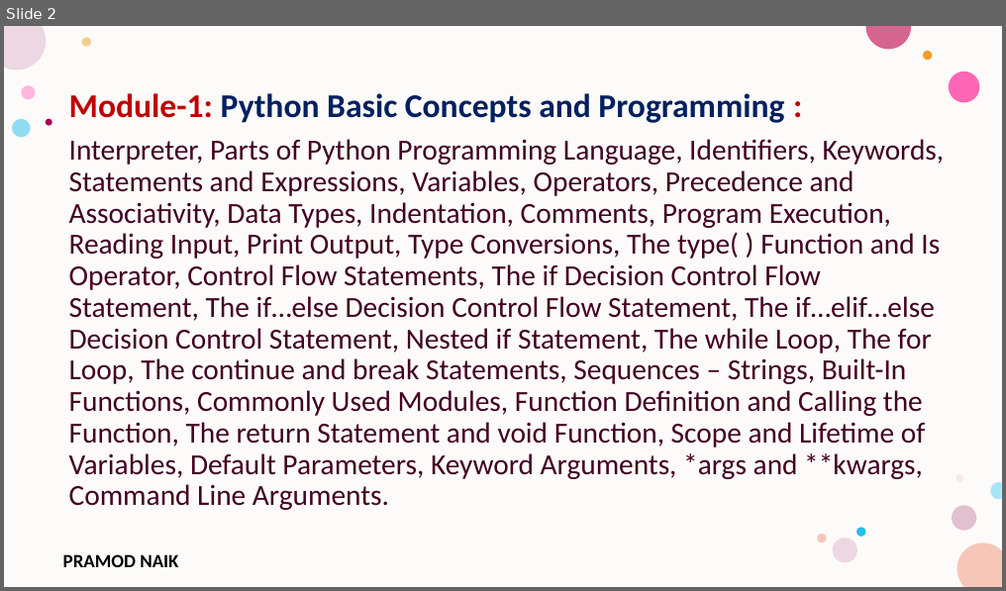
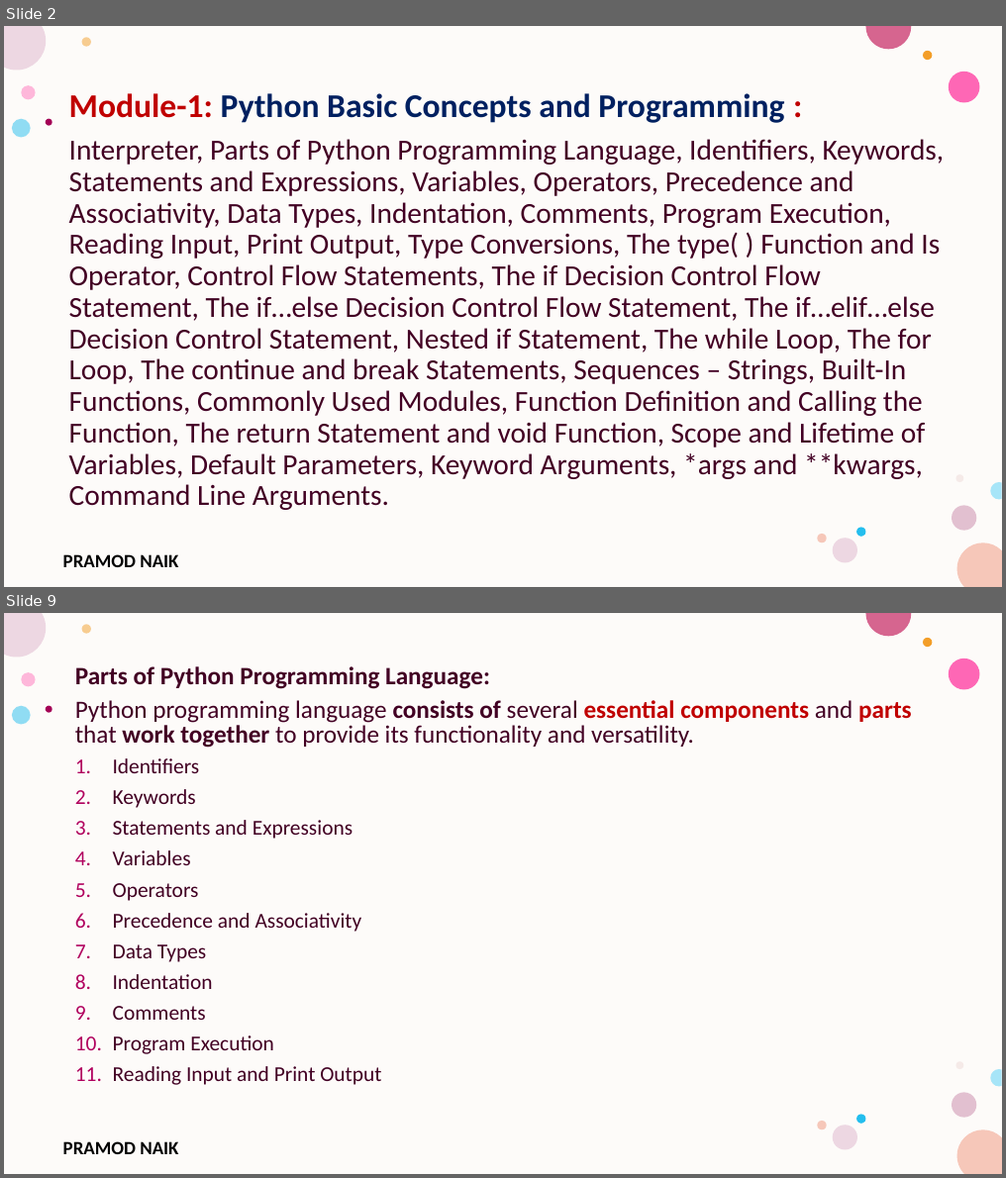
Before and after one commit to PRAMOD-VISHNU-NAIK/MCA-4th-Sem-Python-Shridevi-College, a slide deck: Theory Class-Notes/Module-1 Python Basic Concepts and Programming.pptx. Shown one above the other, each under a label of ours: slide 2 before the commit, slides 2 and 9 after it; the slides between them are not shown. The pictures are 1006x591 and 1006x1178 pixels, drawn with LibreOffice and Linux fonts; fonts in the diff are those of the drawing; background and template pictures are left out. Boxes give left, top, right and bottom in pixels: in the first picture for what was removed or moved away, otherwise in the second. Text is boxed around its words. In the diff, an @@ line names an element or a change of style, - is before the commit and + after.

```diff
--- a/Theory Class-Notes/Module-1 Python Basic Concepts and Programming.pptx
+++ b/Theory Class-Notes/Module-1 Python Basic Concepts and Programming.pptx
@@ slide 9 added at <box>4,613,1002,1174</box>, background #FFFFFF; not listed: 17 template elements that a slide beside it also shows @@
@@ text added at <box>75,666,912,1085</box>, 24.1 pt, text #420023 @@
+Parts of Python Programming Language:
+Python programming language consists of several essential components and parts that work together to provide its functionality and versatility.
+1. Identifiers
+2. Keywords
+3. Statements and Expressions
+4. Variables
+5. Operators
+6. Precedence and Associativity
+7. Data Types
+8. Indentation
+9. Comments
+10. Program Execution
+11. Reading Input and Print Output
```
Also in this commit, not shown: 16 other slides added.
